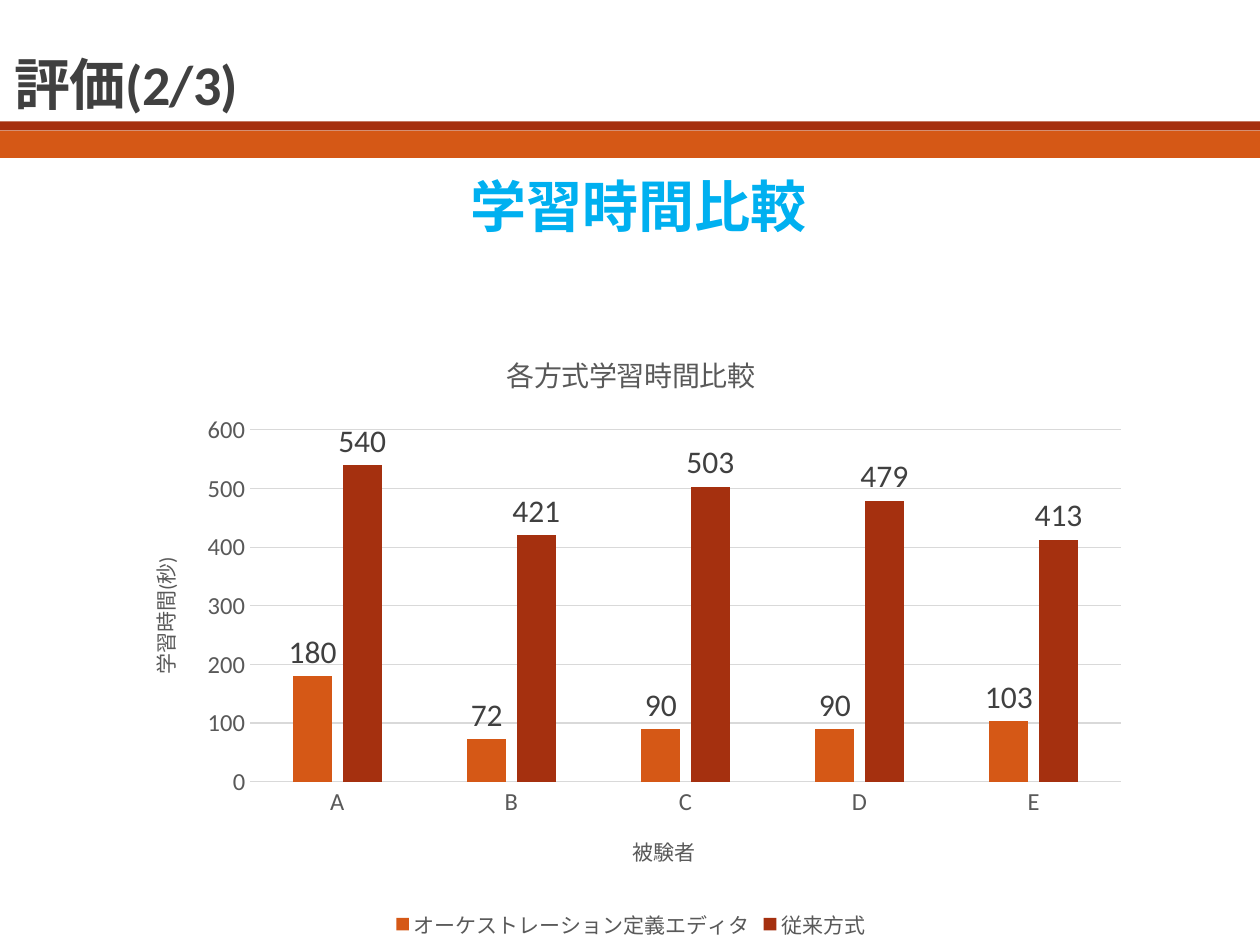
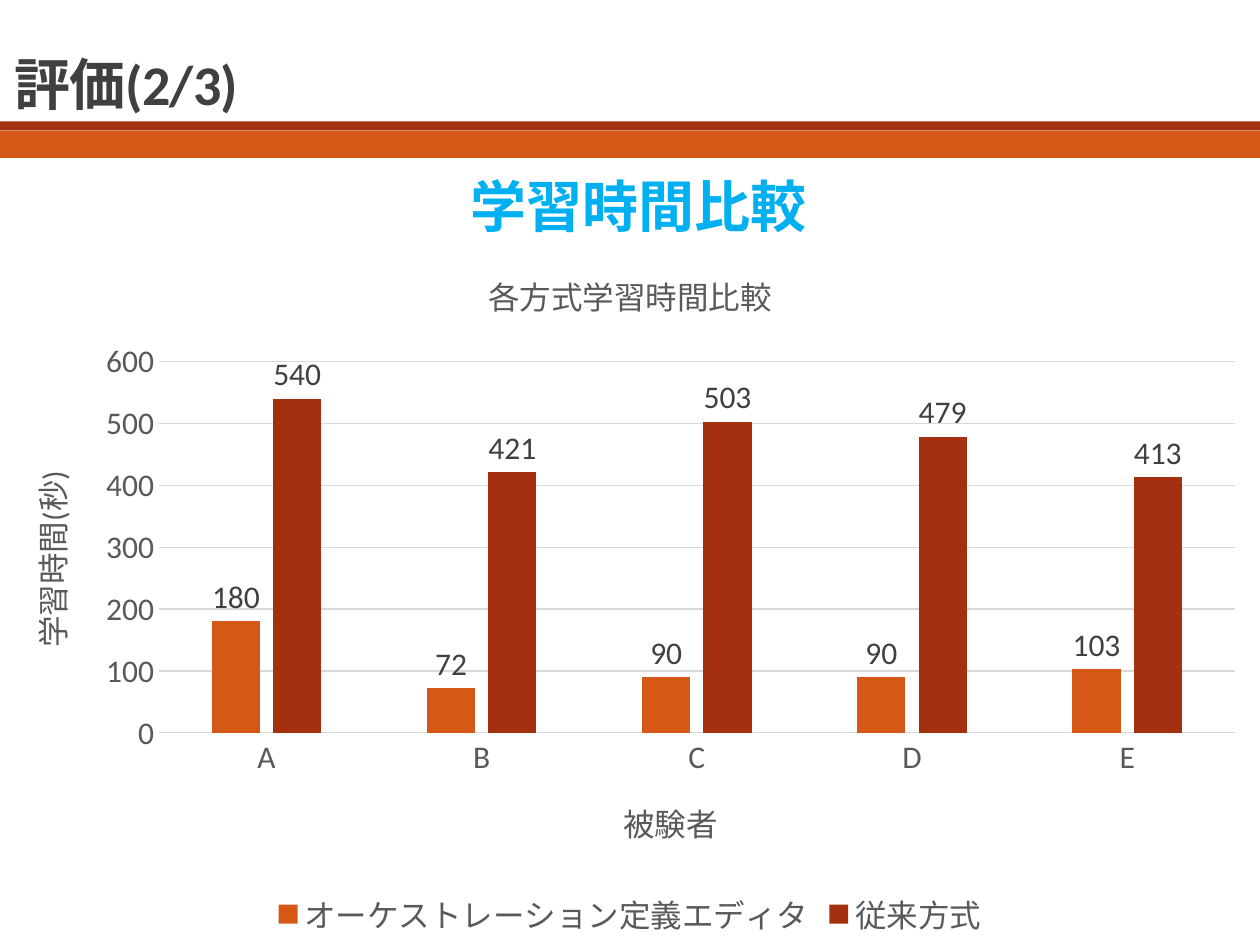
Before and after one commit to bokuhide/GUIToolCreate, a slide deck: slide 11 of 卒業論文本体/発表用スライド_川口.pptx. Drawn at 1260x945 pixels with LibreOffice and Linux fonts; fonts in the diff are those of the drawing. Boxes give left, top, right and bottom in pixels: in the first picture for what was removed or moved away, otherwise in the second. Text is boxed around its words. In the diff, an @@ line names an element or a change of style, - is before the commit and + after.

```diff
--- a/卒業論文本体/発表用スライド_川口.pptx
+++ b/卒業論文本体/発表用スライド_川口.pptx
@@ column chart at <box>0,243,1260,944</box> @@
@@ legend changed @@
@@ category axis changed @@
@@ value axis changed @@
@@ column chart: place and size @@
-column chart at <box>121,328,1142,945</box>
+column chart at <box>0,243,1260,944</box>
```
Also in this commit, not shown: 7 other slides changed, 1 slide added, 4 other files.
